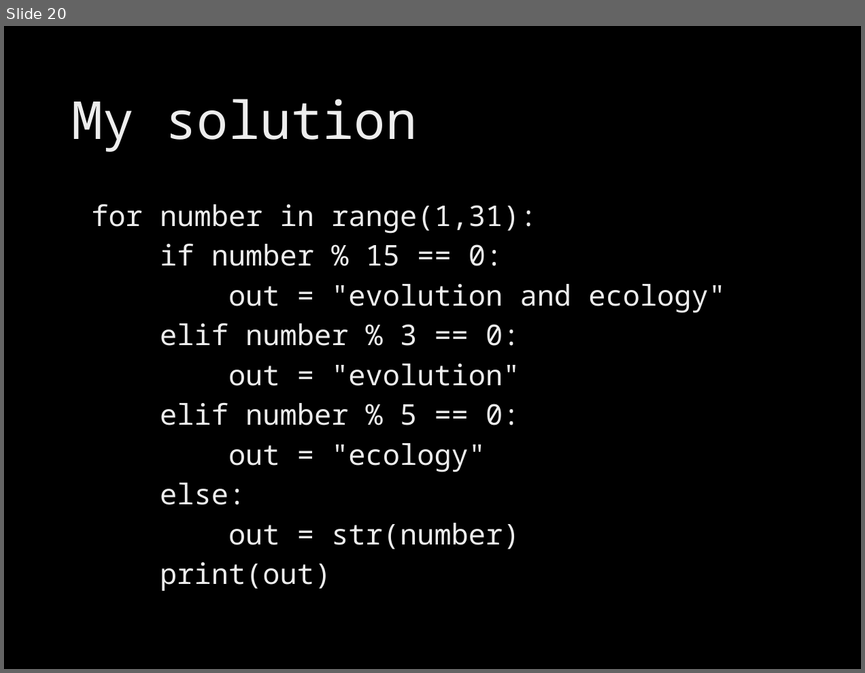
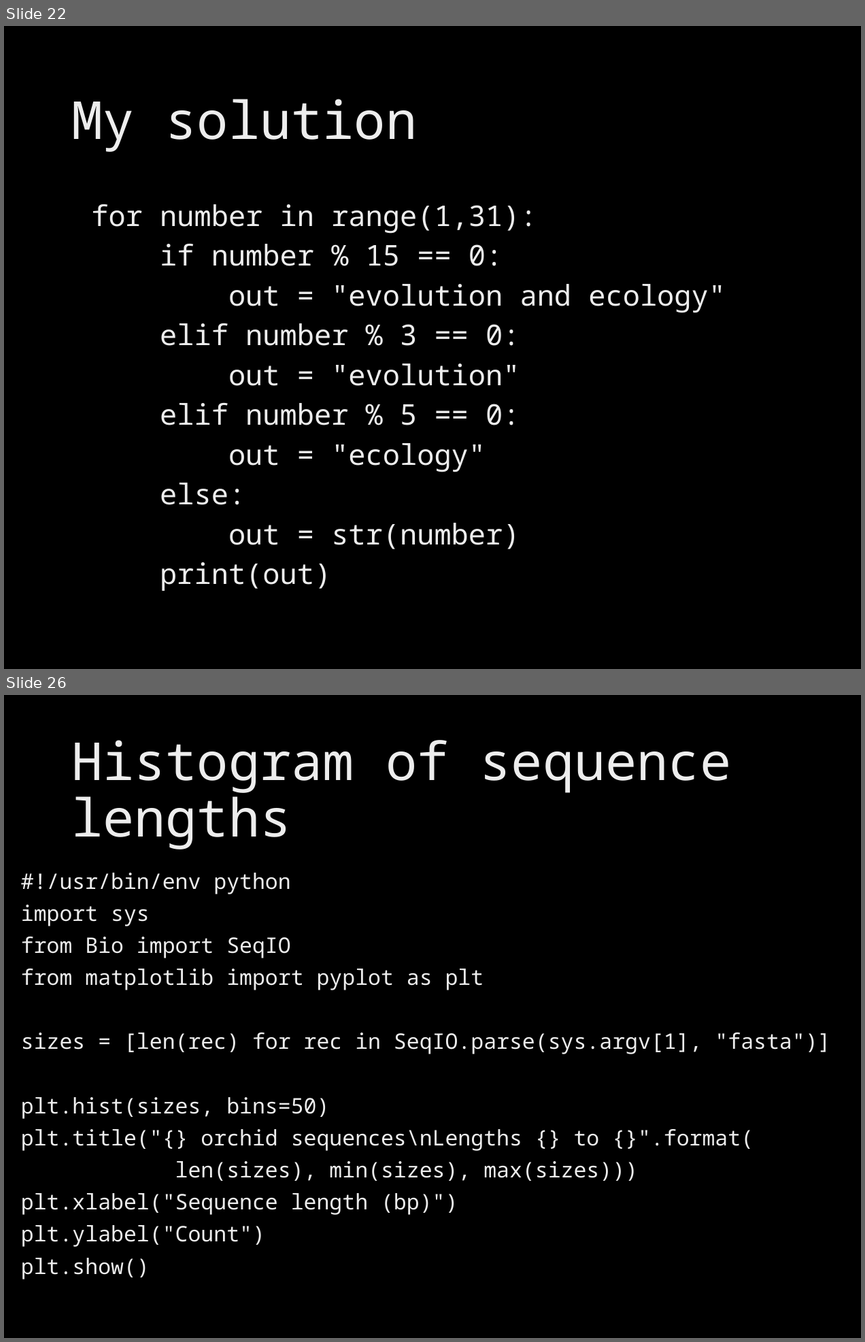
Before and after one commit to brevans/MPS_Workshop, a slide deck: presentations/intro python.pptx. Shown one above the other, each under a label of ours: slide 20 before the commit, slides 22 and 26 after it; the slides between them are not shown. The pictures are 865x673 and 865x1342 pixels, drawn with LibreOffice and Linux fonts; fonts in the diff are those of the drawing; background and template pictures are left out. Boxes give left, top, right and bottom in pixels: in the first picture for what was removed or moved away, otherwise in the second. Text is boxed around its words. In the diff, an @@ line names an element or a change of style, - is before the commit and + after.

```diff
--- a/presentations/intro python.pptx
+++ b/presentations/intro python.pptx
@@ slide 26 added at (x1=4, y1=695, x2=861, y2=1338), background picture (left out) @@
@@ title added at (x1=71, y1=740, x2=732, y2=849), 44 pt, text gradient #DEDEDE to #EDEDED to #FFFFFF @@
+Histogram of sequence lengths
@@ text added at (x1=21, y1=872, x2=830, y2=1279), 18 pt, text gradient #DEDEDE to #EDEDED to #FFFFFF @@
+#!/usr/bin/env python
+import sys
+from Bio import SeqIO
+from matplotlib import pyplot as plt
+sizes = [len(rec) for rec in SeqIO.parse(sys.argv[1], "fasta")]
+plt.hist(sizes, bins=50)
+plt.title("{} orchid sequences\nLengths {} to {}".format(
+len(sizes), min(sizes), max(sizes)))
+plt.xlabel("Sequence length (bp)")
+plt.ylabel("Count")
+plt.show()
@@ what was slide 20 is now slide 22 @@
```
Also in this commit, not shown: 7 slides changed, 2 other slides added.
